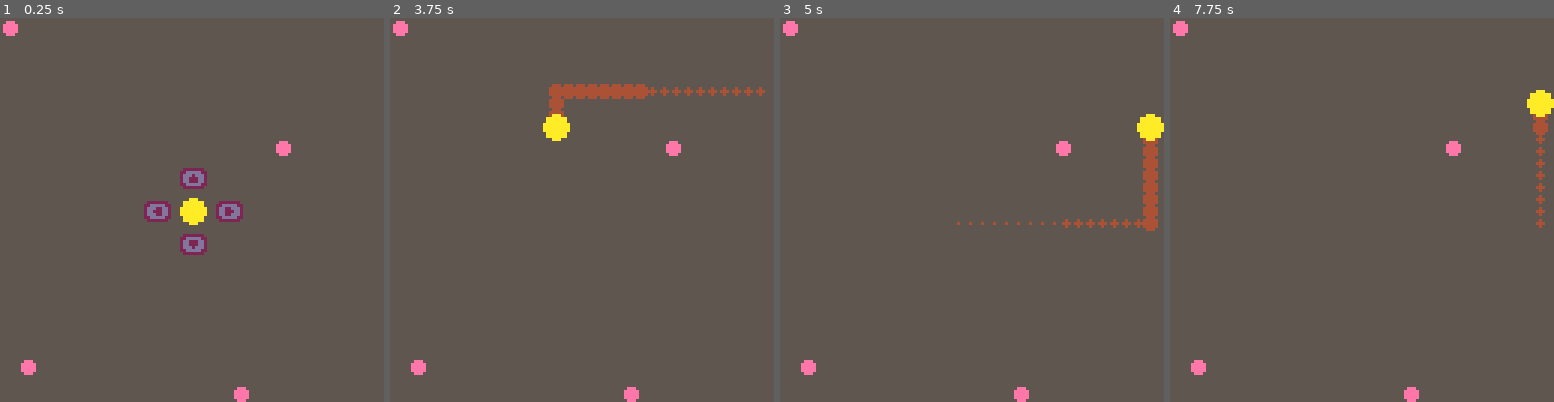
Above: before the commit, frames 1-4 (left to right).
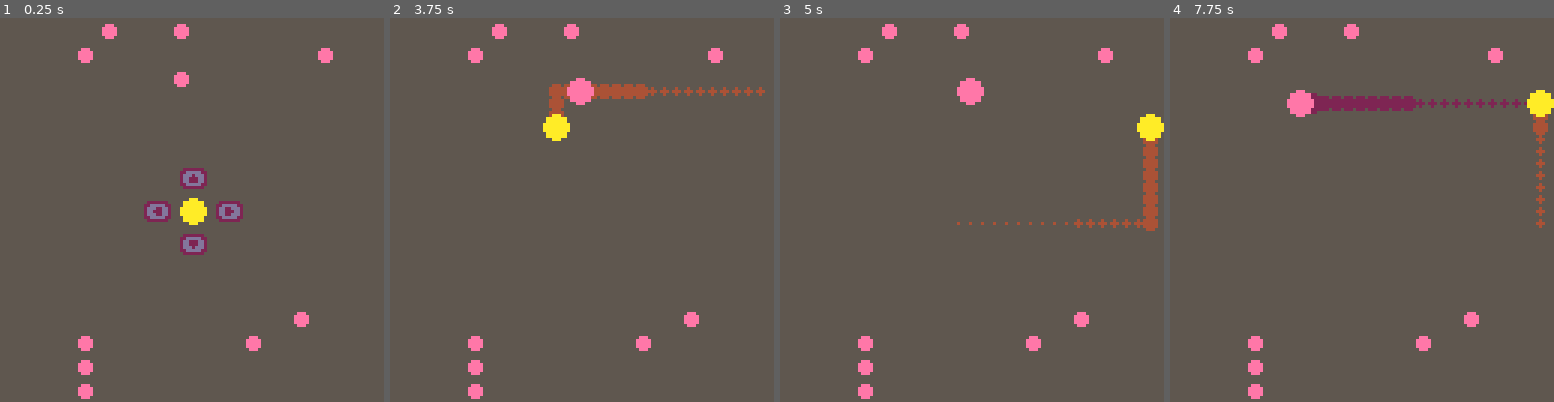
Above: after the commit, the same moments.

Repository: beetrootpaul/avoid-your-past
Game: PICO-8 cartridge living-in-the-past.p8
Same seed, same stepped clock (60 frames per second), same inputs: the game is played once before the commit and once after it.
Inputs:
- Up to frame 1 (0.25 s): no input
- Up to frame 2 (3.75 s): tap X (X key) at 0.33, 1.07, 1.85, 2.97 s; tap O (Z key) at 0.7, 1.7, 2.1, 2.5, 2.9, 3.3, 3.7 s; hold Right 1.6-2.1 s; hold Up 2.15-2.42 s; hold Right 2.47-3.03 s; hold Left 3.08-3.58 s; hold Down from 3.63 s (still down)
- Up to frame 3 (5 s): release Down at 3.97 s; hold Right 4.02-4.68 s; tap X (X key) at 4.08 s; tap O (Z key) at 4.1, 4.5, 4.9 s; hold Up from 4.73 s (still down)
- Up to frame 4 (7.75 s): release Up at 5.03 s; hold Left 5.08-5.68 s; tap X (X key) at 5.2, 6.32, 7.43 s; tap O (Z key) every 0.4 s from 5.3 to 7.7 s; hold Down 5.73-6.03 s; hold Right 6.08-6.58 s; hold Right 6.63-7.13 s; hold Up 7.18-7.45 s; hold Right from 7.5 s (still down)

The runs differ from the first frame. In frame 1, 1.8% of the frame differs, in the area x 0-87%, y 0-100%; in frame 2, 2.0%; in frame 3, 2.1%; in frame 4, 3.3%, in the area x 0-93%, y 0-100%.

Commit message:
improve items' placement

Diff:
--- a/src/level.lua
+++ b/src/level.lua
@@ -1,17 +1,42 @@
 function new_level(params)
     local number_of_memory_triggers = params.number_of_memory_triggers
 
-    local l = {
-        memory_triggers = {}
-    }
+    local l = {}
 
+    -- init empty level
+    local items = {}
+    for tile_x = 1, u.screen_edge_tiles do
+        add(items, {})
+        for tile_y = 1, u.screen_edge_tiles do
+            add(items[tile_x], nil)
+        end
+    end
+
+    -- place items randomly
+    local available_tiles = {}
+    for tile_x = 1, u.screen_edge_tiles do
+        for tile_y = 1, u.screen_edge_tiles do
+            -- don't make center tiles available, because a player will start there
+            if tile_x < u.screen_edge_tiles / 2 - 2 or
+                tile_x > u.screen_edge_tiles / 2 + 3 or
+                tile_y < u.screen_edge_tiles / 2 - 2 or
+                tile_y > u.screen_edge_tiles / 2 + 3 then
+                add(available_tiles, {
+                    tile_x = tile_x,
+                    tile_y = tile_y,
+                })
+            end
+        end
+    end
+    assert(number_of_memory_triggers <= #available_tiles)
     for _ = 1, number_of_memory_triggers do
-        add(l.memory_triggers, new_item({
-            -- TODO: make sure items won't overlap and won't overflow outside viewport
-            x = rnd(u.screen_edge_length),
-            y = rnd(u.screen_edge_length),
+        local chosen_tile = rnd(available_tiles)
+        items[chosen_tile.tile_x][chosen_tile.tile_y] = new_item({
+            x = (chosen_tile.tile_x - 0.5) * u.tile_length,
+            y = (chosen_tile.tile_y - 0.5) * u.tile_length,
             color = u.colors.pink,
-        }))
+        })
+        del(available_tiles, chosen_tile)
     end
 
     l.handle_collisions = function(p)
@@ -20,22 +45,32 @@
         local collision_circle_r = p.collision_circle_r
         local on_memory_trigger = p.on_memory_trigger
 
-        for memory_trigger in all(l.memory_triggers) do
-            local is_colliding = memory_trigger.is_colliding_with({
-                collision_circle_x = collision_circle_x,
-                collision_circle_y = collision_circle_y,
-                collision_circle_r = collision_circle_r,
-            })
-            if is_colliding then
-                del(l.memory_triggers, memory_trigger)
-                on_memory_trigger()
+        for tile_x = 1, u.screen_edge_tiles do
+            for tile_y = 1, u.screen_edge_tiles do
+                local item = items[tile_x][tile_y]
+                if item then
+                    local is_colliding = item.is_colliding_with({
+                        collision_circle_x = collision_circle_x,
+                        collision_circle_y = collision_circle_y,
+                        collision_circle_r = collision_circle_r,
+                    })
+                    if is_colliding then
+                        on_memory_trigger()
+                        items[tile_x][tile_y] = nil
+                    end
+                end
             end
         end
     end
 
     l.draw = function()
-        for memory_trigger in all(l.memory_triggers) do
-            memory_trigger.draw()
+        for tile_x = 1, u.screen_edge_tiles do
+            for tile_y = 1, u.screen_edge_tiles do
+                local item = items[tile_x][tile_y]
+                if item then
+                    item.draw()
+                end
+            end
         end
     end
 
--- a/src/main.lua
+++ b/src/main.lua
@@ -2,14 +2,12 @@
 
 local game_state = "start"
 
-local level = new_level({
-    number_of_memory_triggers = 4
+local player = new_player({
+    memory = nil,
 })
 
-local player = new_player({
-    x = u.screen_edge_length / 2,
-    y = u.screen_edge_length / 2,
-    memory = nil,
+local level = new_level({
+    number_of_memory_triggers = 10
 })
 
 local memory_chain = new_memory_chain()
--- a/src/player.lua
+++ b/src/player.lua
@@ -1,7 +1,7 @@
-function new_player(params)
+function new_player()
     local p = {
-        x = params.x,
-        y = params.y,
+        x = u.screen_edge_length / 2,
+        y = u.screen_edge_length / 2,
         r = 4,
     }
 
--- a/src/utils.lua
+++ b/src/utils.lua
@@ -41,7 +41,11 @@
 
         screen_edge_length = 128,
 
+        screen_edge_tiles = 16,
+
         text_height_px = 5,
+
+        tile_length = 8,
 
         trim = function(text)
             local result = text
